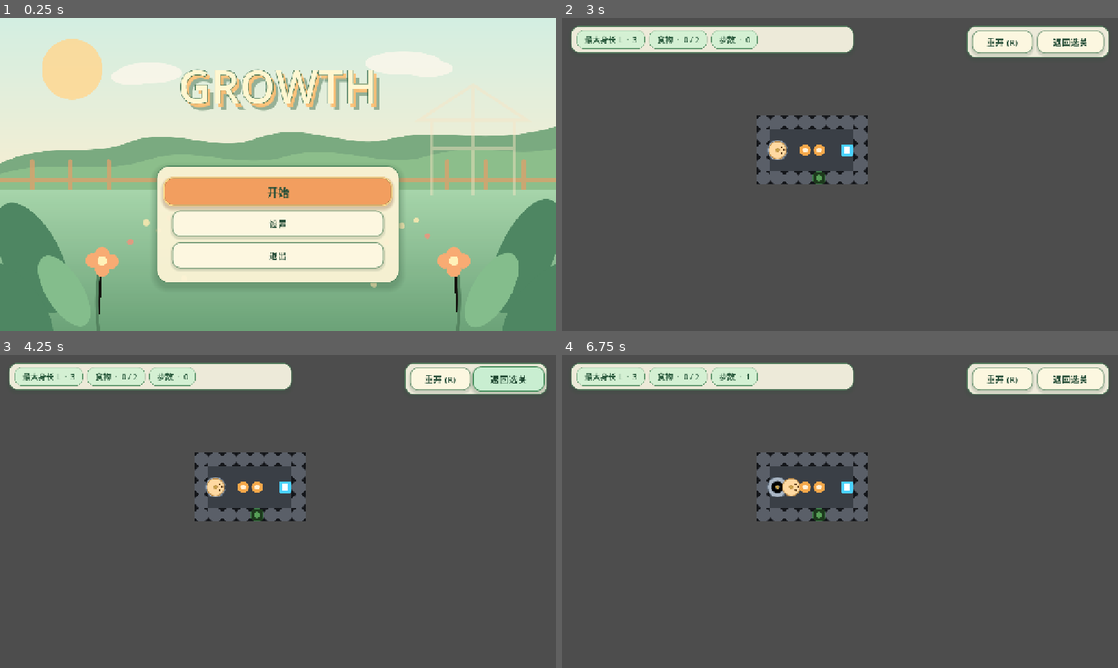
Above: before the commit, frames 1-4 (two rows, left to right).
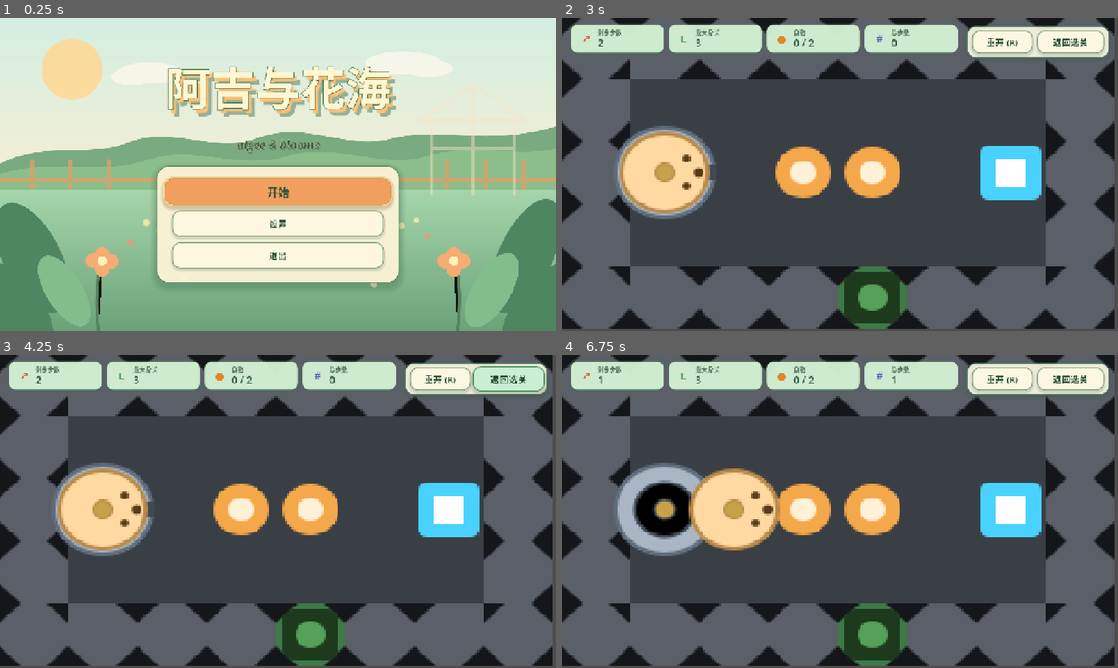
Above: after the commit, the same moments.

Repository: YICIYUAN-GAME-DEPARTMENT/Growth
Game: Godot game, scene res://Scenes/UI/MainMenu.tscn
The game is run twice, just before and just after one commit, with the same random seed, the same clock (stepped at 60 frames per second) and the same inputs.
Inputs (mouse positions are in pixels of both pictures, inside the frame that each line leads up to):
- Up to frame 1 (0.25 s): no input
- Up to frame 2 (3 s): click "开始" at 0.5 s; click "返回主菜单" at 1.25 s; click "开始" at 2 s; click "1" at 2.75 s
- Up to frame 3 (4.25 s): click "重开 (R)" at 3.5 s
- Up to frame 4 (6.75 s): click "返回选关" at 4.25 s; tap Enter at 5 s; move the mouse to (962, 495) at 5.02 s; hold Right (move_right) 5.03-5.78 s; tap R (restart) at 5.75, 6.5 s; move the mouse to (728, 527) at 5.77 s; hold Down (move_down) 5.78-6.53 s; move the mouse to (895, 442) at 6.52 s; hold Right (move_right) from 6.53 s (still down)

The runs differ from the first frame. In frame 1, 4.6% of the frame differs, in the area x 30-72%, y 15-44%; in frame 2, 58%; in frame 3, 58%; in frame 4, 61%, in the area x 0-100%, y 0-100%.

Commit message:
feat(ui): 更新关卡 HUD 与标题

Diff:
--- a/Scenes/Levels/Level_01_教学关1.tscn
+++ b/Scenes/Levels/Level_01_教学关1.tscn
@@ -71,4 +71,5 @@
 [node name="LevelHUD" parent="." unique_id=1443197510 instance=ExtResource("3_fgguq")]
 
 [node name="Cam" type="Camera2D" parent="." unique_id=962089457]
-position = Vector2(640, 360)
+position = Vector2(577, 305)
+zoom = Vector2(4.98, 4.495)
--- a/Scenes/UI/LevelHUD.tscn
+++ b/Scenes/UI/LevelHUD.tscn
@@ -27,59 +27,162 @@
 grow_horizontal = 2
 mouse_filter = 2
 
-[node name="StatsPanel" type="PanelContainer" parent="Root/TopArea"]
+[node name="Stats" type="HBoxContainer" parent="Root/TopArea"]
 layout_mode = 1
 offset_left = 20.0
-offset_top = 18.0
-offset_right = 672.0
-offset_bottom = 76.0
+offset_top = 14.0
+offset_right = 912.0
+offset_bottom = 80.0
 mouse_filter = 2
-theme_type_variation = &"SoftPanel"
-
-[node name="Margin" type="MarginContainer" parent="Root/TopArea/StatsPanel"]
-layout_mode = 2
-theme_override_constants/margin_left = 2
-theme_override_constants/margin_right = 2
-
-[node name="Stats" type="HBoxContainer" parent="Root/TopArea/StatsPanel/Margin"]
-layout_mode = 2
-theme_override_constants/separation = 10
-
-[node name="LengthPill" type="PanelContainer" parent="Root/TopArea/StatsPanel/Margin/Stats"]
-layout_mode = 2
+theme_override_constants/separation = 10
+
+[node name="RemainingCard" type="PanelContainer" parent="Root/TopArea/Stats"]
+custom_minimum_size = Vector2(190, 66)
+layout_mode = 2
+size_flags_horizontal = 3
 theme_type_variation = &"StatPill"
 
-[node name="LabelLen" type="Label" parent="Root/TopArea/StatsPanel/Margin/Stats/LengthPill"]
+[node name="Content" type="HBoxContainer" parent="Root/TopArea/Stats/RemainingCard"]
+layout_mode = 2
+theme_override_constants/separation = 10
+
+[node name="Icon" type="Label" parent="Root/TopArea/Stats/RemainingCard/Content"]
+custom_minimum_size = Vector2(34, 34)
+layout_mode = 2
+theme_override_colors/font_color = Color(0.827, 0.376, 0.196, 1)
+theme_override_font_sizes/font_size = 24
+text = "↗"
+horizontal_alignment = 1
+vertical_alignment = 1
+
+[node name="Text" type="VBoxContainer" parent="Root/TopArea/Stats/RemainingCard/Content"]
+layout_mode = 2
+size_flags_horizontal = 3
+theme_override_constants/separation = -3
+alignment = 1
+
+[node name="Name" type="Label" parent="Root/TopArea/Stats/RemainingCard/Content/Text"]
+layout_mode = 2
+theme_override_colors/font_color = Color(0.337, 0.463, 0.365, 1)
+theme_override_font_sizes/font_size = 14
+text = "剩余步数"
+
+[node name="Value" type="Label" parent="Root/TopArea/Stats/RemainingCard/Content/Text"]
 layout_mode = 2
 theme_override_colors/font_color = Color(0.157, 0.345, 0.231, 1)
-theme_override_font_sizes/font_size = 18
-text = "最大身长 L  ·  3"
-horizontal_alignment = 1
-vertical_alignment = 1
-
-[node name="FoodPill" type="PanelContainer" parent="Root/TopArea/StatsPanel/Margin/Stats"]
-layout_mode = 2
+theme_override_font_sizes/font_size = 23
+text = "2"
+
+[node name="LengthCard" type="PanelContainer" parent="Root/TopArea/Stats"]
+custom_minimum_size = Vector2(190, 66)
+layout_mode = 2
+size_flags_horizontal = 3
 theme_type_variation = &"StatPill"
 
-[node name="LabelFood" type="Label" parent="Root/TopArea/StatsPanel/Margin/Stats/FoodPill"]
+[node name="Content" type="HBoxContainer" parent="Root/TopArea/Stats/LengthCard"]
+layout_mode = 2
+theme_override_constants/separation = 10
+
+[node name="Icon" type="Label" parent="Root/TopArea/Stats/LengthCard/Content"]
+custom_minimum_size = Vector2(34, 34)
+layout_mode = 2
+theme_override_colors/font_color = Color(0.263, 0.561, 0.376, 1)
+theme_override_font_sizes/font_size = 24
+text = "L"
+horizontal_alignment = 1
+vertical_alignment = 1
+
+[node name="Text" type="VBoxContainer" parent="Root/TopArea/Stats/LengthCard/Content"]
+layout_mode = 2
+size_flags_horizontal = 3
+theme_override_constants/separation = -3
+alignment = 1
+
+[node name="Name" type="Label" parent="Root/TopArea/Stats/LengthCard/Content/Text"]
+layout_mode = 2
+theme_override_colors/font_color = Color(0.337, 0.463, 0.365, 1)
+theme_override_font_sizes/font_size = 14
+text = "最大身长"
+
+[node name="Value" type="Label" parent="Root/TopArea/Stats/LengthCard/Content/Text"]
 layout_mode = 2
 theme_override_colors/font_color = Color(0.157, 0.345, 0.231, 1)
-theme_override_font_sizes/font_size = 18
-text = "食物  ·  0 / 0"
-horizontal_alignment = 1
-vertical_alignment = 1
-
-[node name="StepsPill" type="PanelContainer" parent="Root/TopArea/StatsPanel/Margin/Stats"]
-layout_mode = 2
+theme_override_font_sizes/font_size = 23
+text = "3"
+
+[node name="FoodCard" type="PanelContainer" parent="Root/TopArea/Stats"]
+custom_minimum_size = Vector2(190, 66)
+layout_mode = 2
+size_flags_horizontal = 3
 theme_type_variation = &"StatPill"
 
-[node name="LabelSteps" type="Label" parent="Root/TopArea/StatsPanel/Margin/Stats/StepsPill"]
+[node name="Content" type="HBoxContainer" parent="Root/TopArea/Stats/FoodCard"]
+layout_mode = 2
+theme_override_constants/separation = 10
+
+[node name="Icon" type="Label" parent="Root/TopArea/Stats/FoodCard/Content"]
+custom_minimum_size = Vector2(34, 34)
+layout_mode = 2
+theme_override_colors/font_color = Color(0.875, 0.525, 0.161, 1)
+theme_override_font_sizes/font_size = 24
+text = "●"
+horizontal_alignment = 1
+vertical_alignment = 1
+
+[node name="Text" type="VBoxContainer" parent="Root/TopArea/Stats/FoodCard/Content"]
+layout_mode = 2
+size_flags_horizontal = 3
+theme_override_constants/separation = -3
+alignment = 1
+
+[node name="Name" type="Label" parent="Root/TopArea/Stats/FoodCard/Content/Text"]
+layout_mode = 2
+theme_override_colors/font_color = Color(0.337, 0.463, 0.365, 1)
+theme_override_font_sizes/font_size = 14
+text = "食物"
+
+[node name="Value" type="Label" parent="Root/TopArea/Stats/FoodCard/Content/Text"]
 layout_mode = 2
 theme_override_colors/font_color = Color(0.157, 0.345, 0.231, 1)
-theme_override_font_sizes/font_size = 18
-text = "步数  ·  0"
-horizontal_alignment = 1
-vertical_alignment = 1
+theme_override_font_sizes/font_size = 23
+text = "0 / 0"
+
+[node name="StepsCard" type="PanelContainer" parent="Root/TopArea/Stats"]
+custom_minimum_size = Vector2(190, 66)
+layout_mode = 2
+size_flags_horizontal = 3
+theme_type_variation = &"StatPill"
+
+[node name="Content" type="HBoxContainer" parent="Root/TopArea/Stats/StepsCard"]
+layout_mode = 2
+theme_override_constants/separation = 10
+
+[node name="Icon" type="Label" parent="Root/TopArea/Stats/StepsCard/Content"]
+custom_minimum_size = Vector2(34, 34)
+layout_mode = 2
+theme_override_colors/font_color = Color(0.353, 0.455, 0.722, 1)
+theme_override_font_sizes/font_size = 22
+text = "#"
+horizontal_alignment = 1
+vertical_alignment = 1
+
+[node name="Text" type="VBoxContainer" parent="Root/TopArea/Stats/StepsCard/Content"]
+layout_mode = 2
+size_flags_horizontal = 3
+theme_override_constants/separation = -3
+alignment = 1
+
+[node name="Name" type="Label" parent="Root/TopArea/Stats/StepsCard/Content/Text"]
+layout_mode = 2
+theme_override_colors/font_color = Color(0.337, 0.463, 0.365, 1)
+theme_override_font_sizes/font_size = 14
+text = "总步数"
+
+[node name="Value" type="Label" parent="Root/TopArea/Stats/StepsCard/Content/Text"]
+layout_mode = 2
+theme_override_colors/font_color = Color(0.157, 0.345, 0.231, 1)
+theme_override_font_sizes/font_size = 23
+text = "0"
 
 [node name="ActionsPanel" type="PanelContainer" parent="Root/TopArea"]
 layout_mode = 1
--- a/Scenes/UI/MainMenu.tscn
+++ b/Scenes/UI/MainMenu.tscn
@@ -1,9 +1,13 @@
-[gd_scene load_steps=5 format=3 uid="uid://dd3mbxs2w5h0c"]
+[gd_scene load_steps=6 format=3 uid="uid://dd3mbxs2w5h0c"]
 
 [ext_resource type="Script" uid="uid://cixd5fvjv8kyn" path="res://Scripts/UI/MainMenu.gd" id="1_menu"]
 [ext_resource type="Texture2D" path="res://Art/UI/UI_Garden_Backdrop_01.svg" id="2_backdrop"]
 [ext_resource type="Theme" path="res://UI/Theme/GardenTheme.tres" id="3_theme"]
 [ext_resource type="Script" path="res://Scripts/UI/JuicyButton.gd" id="4_button"]
+[sub_resource type="SystemFont" id="FontSubtitle"]
+font_names = PackedStringArray("Georgia", "Times New Roman", "Noto Serif")
+font_italic = true
+font_weight = 500
 
 [node name="MainMenu" type="Control"]
 process_mode = 3
@@ -62,7 +66,7 @@
 grow_vertical = 2
 theme_override_colors/font_color = Color(0.278, 0.447, 0.322, 0.5)
 theme_override_font_sizes/font_size = 104
-text = "GROWTH"
+text = "阿吉与花海"
 horizontal_alignment = 1
 vertical_alignment = 1
 
@@ -79,7 +83,7 @@
 grow_vertical = 2
 theme_override_colors/font_color = Color(1, 0.745, 0.443, 0.9)
 theme_override_font_sizes/font_size = 104
-text = "GROWTH"
+text = "阿吉与花海"
 horizontal_alignment = 1
 vertical_alignment = 1
 
@@ -94,7 +98,29 @@
 theme_override_colors/font_outline_color = Color(0.188, 0.4, 0.278, 1)
 theme_override_constants/outline_size = 5
 theme_override_font_sizes/font_size = 104
-text = "GROWTH"
+text = "阿吉与花海"
+horizontal_alignment = 1
+vertical_alignment = 1
+
+[node name="Subtitle" type="Label" parent="."]
+layout_mode = 1
+anchor_left = 0.5
+anchor_right = 0.5
+offset_left = -300.0
+offset_top = 270.0
+offset_right = 300.0
+offset_bottom = 312.0
+grow_horizontal = 2
+mouse_filter = 2
+theme_override_colors/font_color = Color(0.142, 0.314, 0.216, 0.94)
+theme_override_colors/font_outline_color = Color(1, 0.919, 0.706, 0.88)
+theme_override_colors/font_shadow_color = Color(0.329, 0.184, 0.11, 0.24)
+theme_override_constants/outline_size = 2
+theme_override_constants/shadow_offset_x = 2
+theme_override_constants/shadow_offset_y = 3
+theme_override_fonts/font = SubResource("FontSubtitle")
+theme_override_font_sizes/font_size = 27
+text = "algee & blooms"
 horizontal_alignment = 1
 vertical_alignment = 1
 
--- a/Scripts/Systems/Level.gd
+++ b/Scripts/Systems/Level.gd
@@ -458,4 +458,5 @@
 
 
 func _update_hud() -> void:
-	_hud.update_stats(max_len, food_eaten, total_food, steps)
+	var remaining_steps := maxi(max_len - trail.size(), 0)
+	_hud.update_stats(max_len, food_eaten, total_food, steps, remaining_steps)
--- a/Scripts/UI/LevelHUD.gd
+++ b/Scripts/UI/LevelHUD.gd
@@ -1,12 +1,13 @@
 class_name LevelHUD
 extends CanvasLayer
 ## ============================================================================
-## LevelHUD — 局内顶栏 + 结算覆盖（全部场景树布局；脚本只更新文字/显隐）
+## LevelHUD — 局内顶栏 + 结算覆盖（全部场景树布局；脚本只更新数值/显隐）
 ## ============================================================================
 
-@onready var _max_len: Label = $Root/TopArea/StatsPanel/Margin/Stats/LengthPill/LabelLen
-@onready var _food: Label = $Root/TopArea/StatsPanel/Margin/Stats/FoodPill/LabelFood
-@onready var _steps: Label = $Root/TopArea/StatsPanel/Margin/Stats/StepsPill/LabelSteps
+@onready var _remaining_steps_value: Label = $Root/TopArea/Stats/RemainingCard/Content/Text/Value
+@onready var _max_len_value: Label = $Root/TopArea/Stats/LengthCard/Content/Text/Value
+@onready var _food_value: Label = $Root/TopArea/Stats/FoodCard/Content/Text/Value
+@onready var _steps_value: Label = $Root/TopArea/Stats/StepsCard/Content/Text/Value
 @onready var _overlay: Control = $Root/Overlay
 @onready var _overlay_text: Label = $Root/Overlay/Center/Panel/Content/Text
 @onready var _restart: Button = $Root/TopArea/ActionsPanel/Actions/RestartBtn
@@ -40,10 +41,17 @@
 		get_viewport().set_input_as_handled()
 
 
-func update_stats(max_len: int, food_eaten: int, total_food: int, steps: int) -> void:
-	_max_len.text = "最大身长 L  ·  %d" % max_len
-	_food.text = "食物  ·  %d / %d" % [food_eaten, total_food]
-	_steps.text = "步数  ·  %d" % steps
+func update_stats(
+	max_len: int,
+	food_eaten: int,
+	total_food: int,
+	steps: int,
+	remaining_steps: int
+) -> void:
+	_max_len_value.text = str(max_len)
+	_food_value.text = "%d / %d" % [food_eaten, total_food]
+	_steps_value.text = str(steps)
+	_remaining_steps_value.text = str(remaining_steps)
 
 
 func show_result(text: String) -> void:
--- a/project.godot
+++ b/project.godot
@@ -43,7 +43,7 @@
 }
 ui_cancel={
 "deadzone": 0.5,
-"events": [Object(InputEventKey,"resource_local_to_scene":fa …(125 unchanged characters)… ":false,"pressed":false,"keycode":4194308,"physical_keycode":0,"key_label":0,"unicode":0,"location":0,"echo":false,"script":null)
+"events": [Object(InputEventKey,"resource_local_to_scene":fa …(125 unchanged characters)… ":false,"pressed":false,"keycode":4194305,"physical_keycode":0,"key_label":0,"unicode":0,"location":0,"echo":false,"script":null)
 ]
 }
 move_up={
Not shown, changed: docs/design/功能需求文档.md
Not shown, changed: docs/开发文档.md
